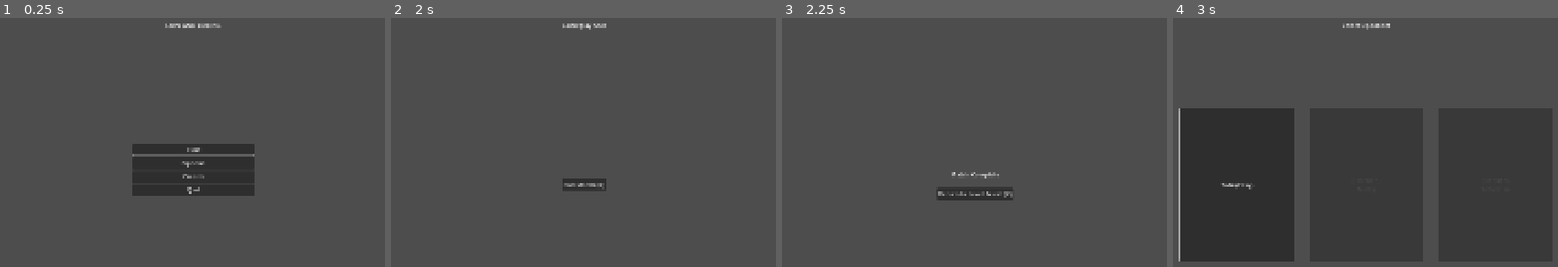
Above: before the commit, frames 1-4 (left to right).
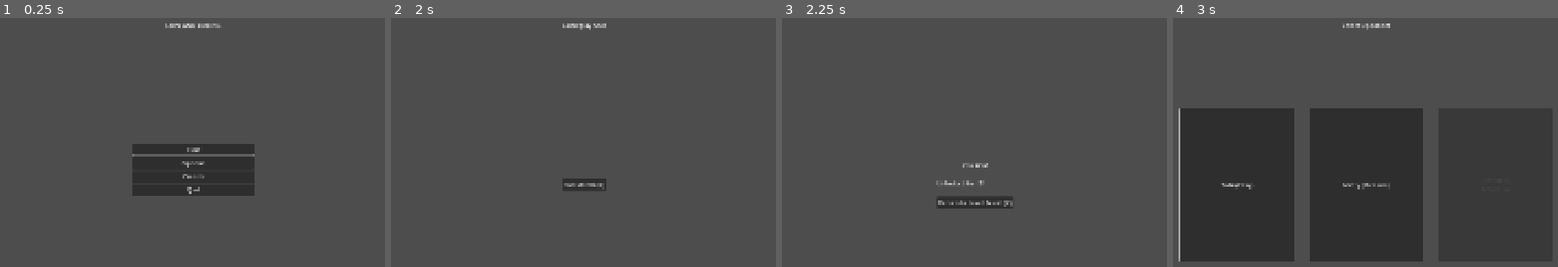
Above: after the commit, the same moments.

Repository: nicholasmejia/love-and-boxing
Game: Godot game, scene res://scenes/title_screen.tscn
Same seed, same stepped clock (60 frames per second), same inputs: the game is played once before the commit and once after it.
Inputs:
- Up to frame 1 (0.25 s): no input
- Up to frame 2 (2 s): click "Start" at 0.5 s; click "Tofu (Easy)" at 1.25 s
- Up to frame 3 (2.25 s): click "End Match (K)" at 2 s
- Up to frame 4 (3 s): click "Return to Level Select (K)" at 2.75 s

Frames 1-2 are identical in both runs. In frame 3, 1.1% of the frame differs, in the area x 40-60%, y 58-77%; in frame 4, 0.1%.

Commit message:
feat: award tier unlock on match win and surface unlock badge

Diff:
--- a/scenes/match_results.tscn
+++ b/scenes/match_results.tscn
@@ -28,6 +28,10 @@
 horizontal_alignment = 1
 text = "Match Complete"
 
+[node name="UnlockLabel" type="Label" parent="CenterContainer/VBox"]
+layout_mode = 2
+text = ""
+
 [node name="ReturnButton" type="Button" parent="CenterContainer/VBox"]
 layout_mode = 2
 text = "Return to Level Select (K)"
--- a/scripts/autoload/globals.gd
+++ b/scripts/autoload/globals.gd
@@ -1,6 +1,10 @@
 extends Node
 
+enum MatchOutcome { WIN, LOSE, DRAW }
+
 var selected_difficulty: DifficultyConfig
+var last_match_outcome: int = MatchOutcome.DRAW
+var last_played_tier: int = 1
 
 func clear_selection() -> void:
 	selected_difficulty = null
--- a/scripts/gameplay.gd
+++ b/scripts/gameplay.gd
@@ -1,4 +1,6 @@
 extends Control
 
 func _ready() -> void:
+	Globals.last_played_tier = 1
+	Globals.last_match_outcome = Globals.MatchOutcome.WIN
 	$CenterContainer/EndButton.pressed.connect(SceneRouter.goto_match_results)
--- a/scripts/match_results.gd
+++ b/scripts/match_results.gd
@@ -1,4 +1,21 @@
 extends Control
 
+@onready var _outcome_label: Label = $CenterContainer/VBox/Outcome
+@onready var _unlock_label: Label = $CenterContainer/VBox/UnlockLabel
+
 func _ready() -> void:
+	_outcome_label.text = _outcome_text()
+	_unlock_label.visible = false
+	if Globals.last_match_outcome == Globals.MatchOutcome.WIN:
+		var next_tier := Globals.last_played_tier + 1
+		if next_tier <= 3 and next_tier > SaveData.unlocked_tier():
+			SaveData.unlock_tier(next_tier)
+			_unlock_label.text = "Unlocked tier %d!" % next_tier
+			_unlock_label.visible = true
 	$CenterContainer/VBox/ReturnButton.pressed.connect(SceneRouter.goto_level_select)
+
+func _outcome_text() -> String:
+	match Globals.last_match_outcome:
+		Globals.MatchOutcome.WIN: return "You Win!"
+		Globals.MatchOutcome.LOSE: return "You Lose!"
+		_: return "Draw!"
